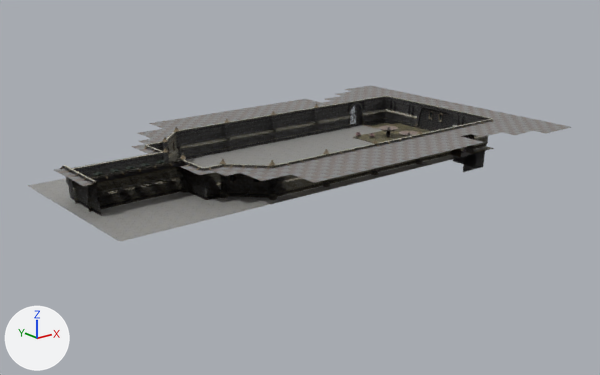
The Blender file examples/third_person_camera/data/level/level-dungeon.blend, before and after one commit.
One viewpoint serves both versions: a camera (50 mm lens) standing at (-64.2, -83.7, 29.7) and looking at (2.5, -0.3, -3.7). Arrows for +X, +Y and +Z are at lower left; the lights stay in place.

The older version as bpy lines, for what is in view:
```python
ob_caslte_wall_w_torch_2_002 = bpy.data.objects.new('caslte-wall-w-torch-2.002', me_cube_001)
ob_caslte_wall_w_torch_2_002.location = (-27.5, 2.01, 0.04)
ob_caslte_wall_w_torch_2_002.rotation_euler = (0.0, 0.0, -6.283)  # degrees (0, 0, -360)
ob_ground_tile_002 = bpy.data.objects.new('ground-tile.002', me_plane_008)
ob_ground_tile_002.location = (10.0, -0.39, 0.0)
ob_ground_tile_002.rotation_euler = (0.0, 0.0, -3.142)  # degrees (0, 0, -180)
ob_ground_tile_033 = bpy.data.objects.new('ground-tile.033', me_plane_071)
ob_ground_tile_033.location = (10.0, -0.39, 0.0)
ob_ground_tile_033.rotation_euler = (0.0, 0.0, -3.142)  # degrees (0, 0, -180)
# also in view: 'ground-tile.008' at (-10.0, -0.4, 0.0); 'ground-tile.004' at (20.0, -0.4, -1.6); 'caslte-wall-w-torch-2.004' at (-28.9, -0.4, 2.0); 'ground-tile.011' at (4.0, -0.4, 2.0); 'ground-tile.007' at (23.3, -0.4, 0.1)
```
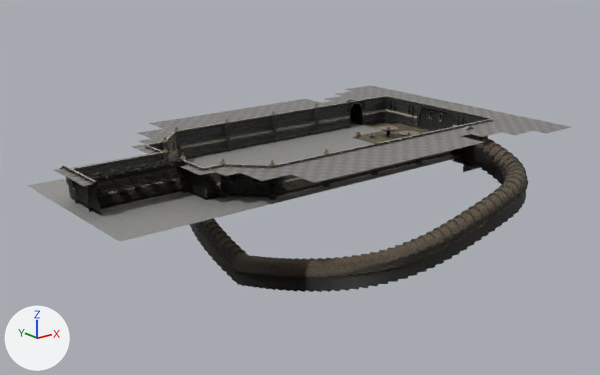
What differs and where, as boxes [x1, y1, x2, y2] in the pictures (600 x 375 px; the box of a moved part takes in the faces that stretch with it):
'ground-tile.013', added: after [190, 104, 528, 292]
    faces in mat_dark_wall: [195, 104, 527, 278]
    faces in mat_concrete: [190, 111, 528, 292]
'ConnectStairs', added: after [343, 99, 474, 162]
part 1 of me_plane_071, deleted: before [323, 85, 571, 137]
part 2 of me_plane_071, cut back: before [339, 96, 493, 131]
part 3 of me_plane_008, moved or reshaped: before [350, 104, 466, 153]; after [344, 97, 489, 137]

Edits to the bpy script that builds the scene:
```text
Change me_plane_008:
    used by ob_ground_tile_002; location = (10.0, -0.39, 0.0); rotation_euler = (0.0, 0.0, -3.142), in degrees (0, 0, -180)
    remove me_plane_008.from_pydata(...)  # 242 vertices, 202 faces; spans x -13.25..-10.74, y 10.52..10.62, z 0.01..3.57
    remove me_plane_008.materials.append(mat_wooden_gate_2)
    add me_plane_008.from_pydata(...)  # 337 vertices, 217 faces; spans x -24.0..-7.91, y 0.0..20.0, z 3.69..4.0
    me_plane_008 part 3: 242 vertices removed from x -13.25..-10.74, y 10.52..10.62, z 0.01..3.57; 337 vertices added at x -24.0..-7.91, y 0.0..20.0, z 3.69..4.0
    add me_plane_008.materials.append(mat_concrete)
    add me_plane_008.materials.append(mat_tiles_non_ground)
    add me_plane_008.materials.append(mat_wall_1)
Change me_plane_071:
    used by ob_ground_tile_033; location = (10.0, -0.39, 0.0); rotation_euler = (0.0, 0.0, -3.142), in degrees (0, 0, -180)
    remove me_plane_071.from_pydata(...)  # 1118 vertices, 794 faces; spans x -24.0..-7.5, y 0.0..20.0, z -0.1..4.0
    add me_plane_071.from_pydata(...)  # 845 vertices, 577 faces; spans x -20.0..-7.5, y 0.0..12.0, z -0.1..4.0
    me_plane_071 part 1: 10 loose pieces with 140 vertices, spanning x -24.0..-7.9, y 0.0..20.0, z 3.7..4.0, are deleted
    me_plane_071 part 2
    133 vertices are removed from x -18.9..-8.0, y 0.0..11.2, z 3.7..4.0
    138 faces are deleted
    3 new faces join them, mat_wall_1, smooth
    remove me_plane_071.materials.append(mat_tiles_non_ground)
Add cu_nurbscurve:
    cu_nurbscurve = bpy.data.curves.new('NurbsCurve', 'CURVE')
    cu_nurbscurve.dimensions = '3D'
    _sp = cu_nurbscurve.splines.new('NURBS'); _sp.points.add(4)
    _sp.points.foreach_set('co', [5.071, 0.333, 0.0, 1.0, 5.087, -10.83, 0.0, 1.0, -4.913, -10.83, 0.0, 1.0, -28.91, -11.05, 0.0, 1.0, -28.91, 13.95, 0.0, 1.0])
    _sp.order_v = 0
    _sp.use_endpoint_u = True
    cu_nurbscurve.use_path = True
    cu_nurbscurve.use_path_clamp = True
    cu_nurbscurve.fill_mode = 'FULL'
Add ob_connectstairs:
    ob_connectstairs = bpy.data.objects.new('ConnectStairs', me_plane_020)  # 76 vertices, 76 faces; spans x 10.35..13.65, y -12.36..-11.79, z 0.28..4.84; modifiers MIRROR
    ob_connectstairs.location = (10.0, -0.2, -0.8)
Add ob_ground_tile_013:
    ob_ground_tile_013 = bpy.data.objects.new('ground-tile.013', me_plane_009)  # 69 vertices, 42 faces; spans x 10.58..13.42, y -13.48..-12.06, z -3.58..0.3; modifiers ARRAY, CURVE, MIRROR
    ob_ground_tile_013.location = (10.0, -0.5, 0.0)
Add ob_nurbscurve:
    ob_nurbscurve = bpy.data.objects.new('NurbsCurve', cu_nurbscurve)
    ob_nurbscurve.location = (19.43, -15.23, -0.0037)
Add ob_emptyarraystairs:
    ob_emptyarraystairs = bpy.data.objects.new('EmptyArrayStairs', None)
    ob_emptyarraystairs.location = (10.0, -1.764, 0.3)
```
